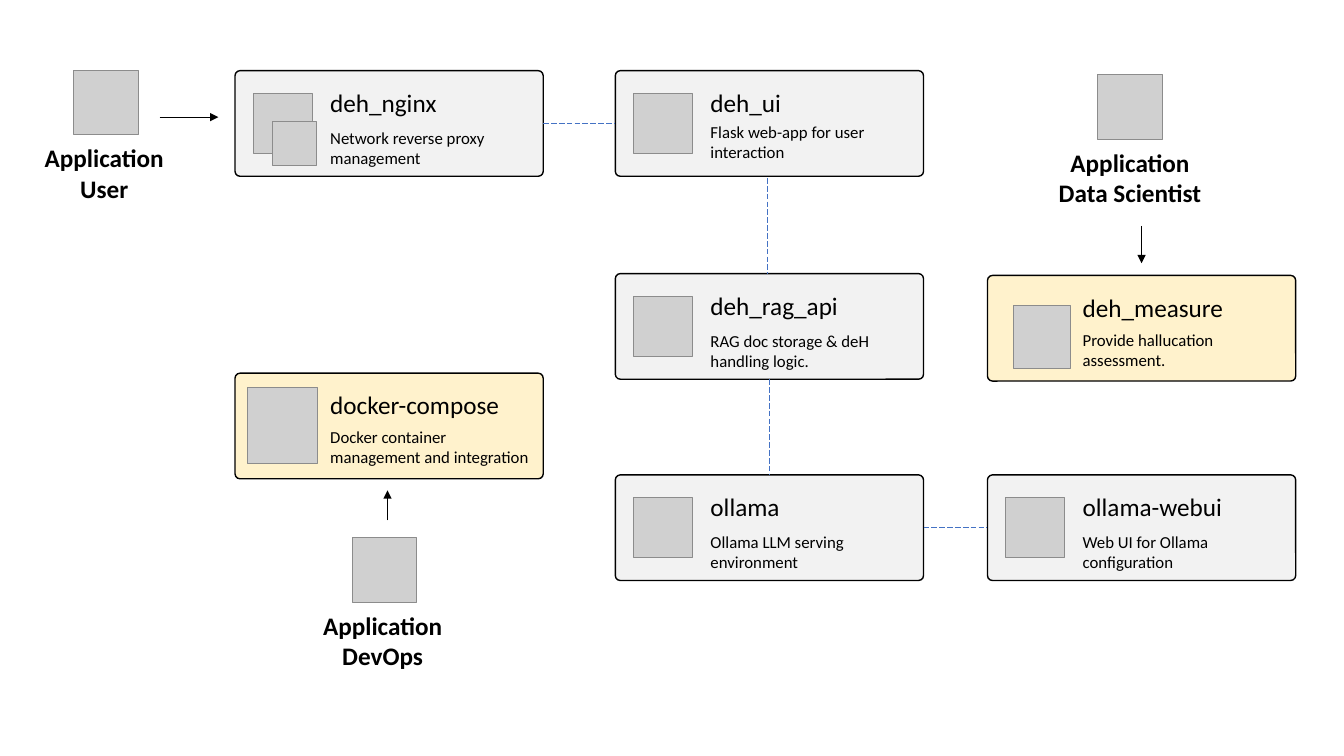
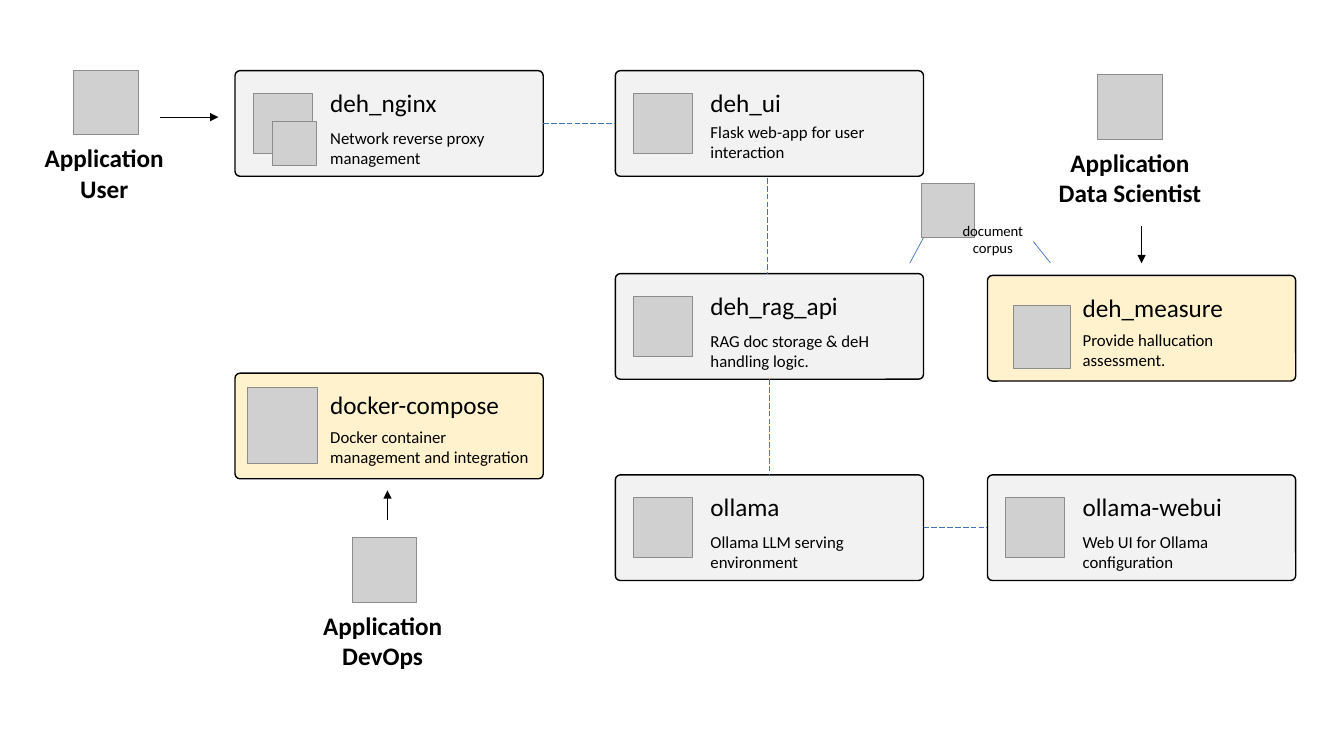
Before and after one commit to rpc0/dehallucinator, a slide deck: slide 1 of docs/docker_architecture.pptx. Drawn at 1344x756 pixels with LibreOffice and Linux fonts; fonts in the diff are those of the drawing; grey boxes stand for pictures. Boxes give left, top, right and bottom in pixels: in the first picture for what was removed or moved away, otherwise in the second. Text is boxed around its words. In the diff, an @@ line names an element or a change of style, - is before the commit and + after.

```diff
--- a/docs/docker_architecture.pptx
+++ b/docs/docker_architecture.pptx
@@ picture added at box(922, 184, 975, 237) @@
@@ line added from (924, 238) to (910, 263), #4472C4 0.5 pt @@
@@ text added at box(963, 223, 1024, 256), 10.5 pt, text #000000 @@
+document
+corpus
@@ line added from (1051, 263) to (1033, 242), #4472C4 0.5 pt @@
```
Also in this commit, not shown: 11 other files.
